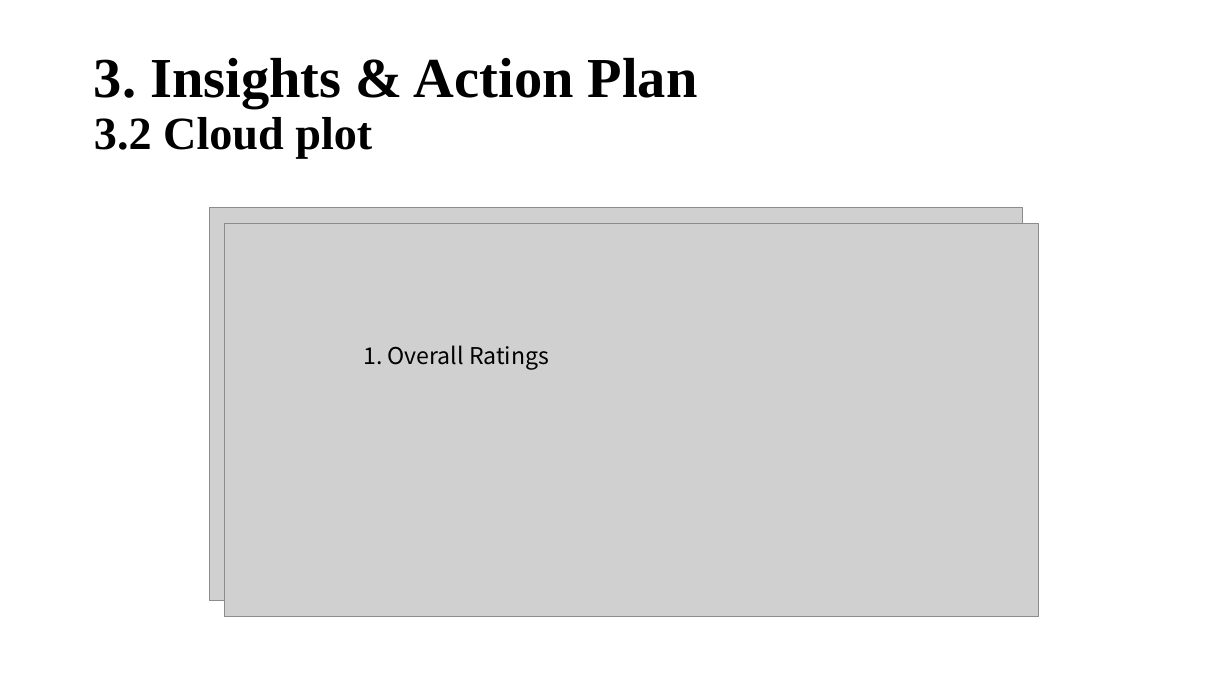
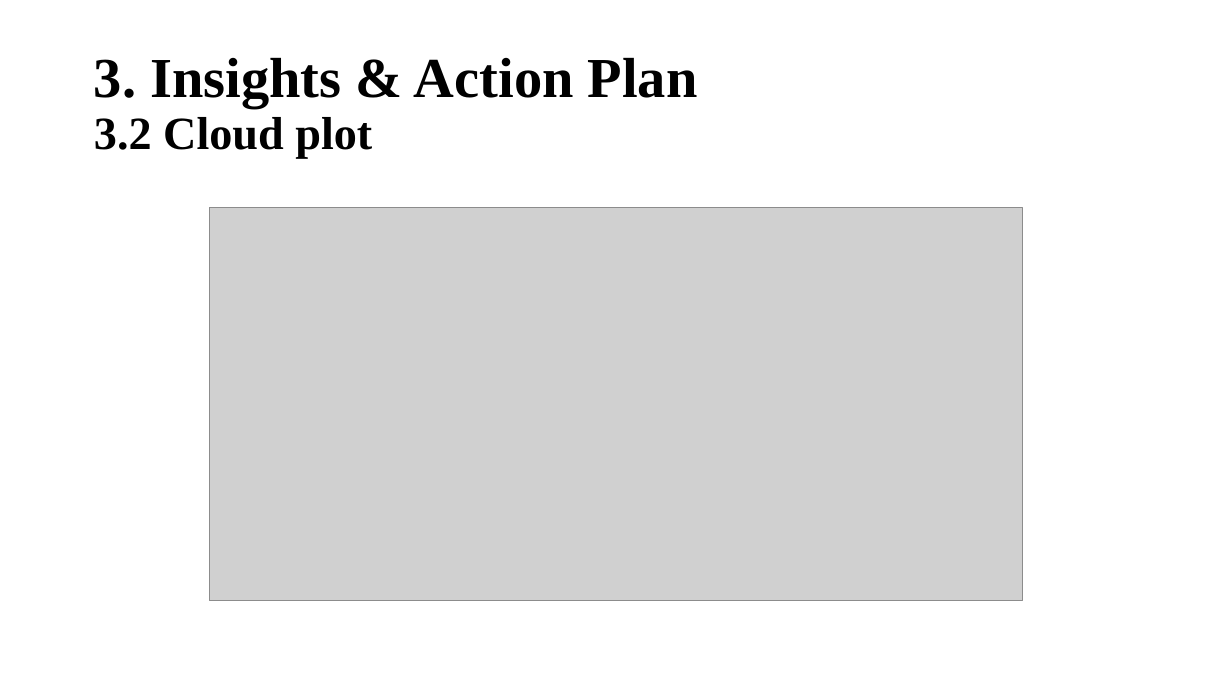
Before and after one commit to Jiawei98/Stat628-Module3, a slide deck: slide 16 of Slides/628module3_Slides.pptx (slide 12 before the commit). Drawn at 1232x693 pixels with LibreOffice and Linux fonts; fonts in the diff are those of the drawing; grey boxes stand for pictures. Boxes give left, top, right and bottom in pixels: in the first picture for what was removed or moved away, otherwise in the second. Text is boxed around its words. In the diff, an @@ line names an element or a change of style, - is before the commit and + after.

```diff
--- a/Slides/628module3_Slides.pptx
+++ b/Slides/628module3_Slides.pptx
@@ picture removed at bbox=[225, 224, 1038, 616] @@
@@ text removed at bbox=[363, 345, 549, 370] @@
-  1. Overall Ratings
```
Also in this commit, not shown: 3 other slides changed, 5 slides added, 13 other files.
